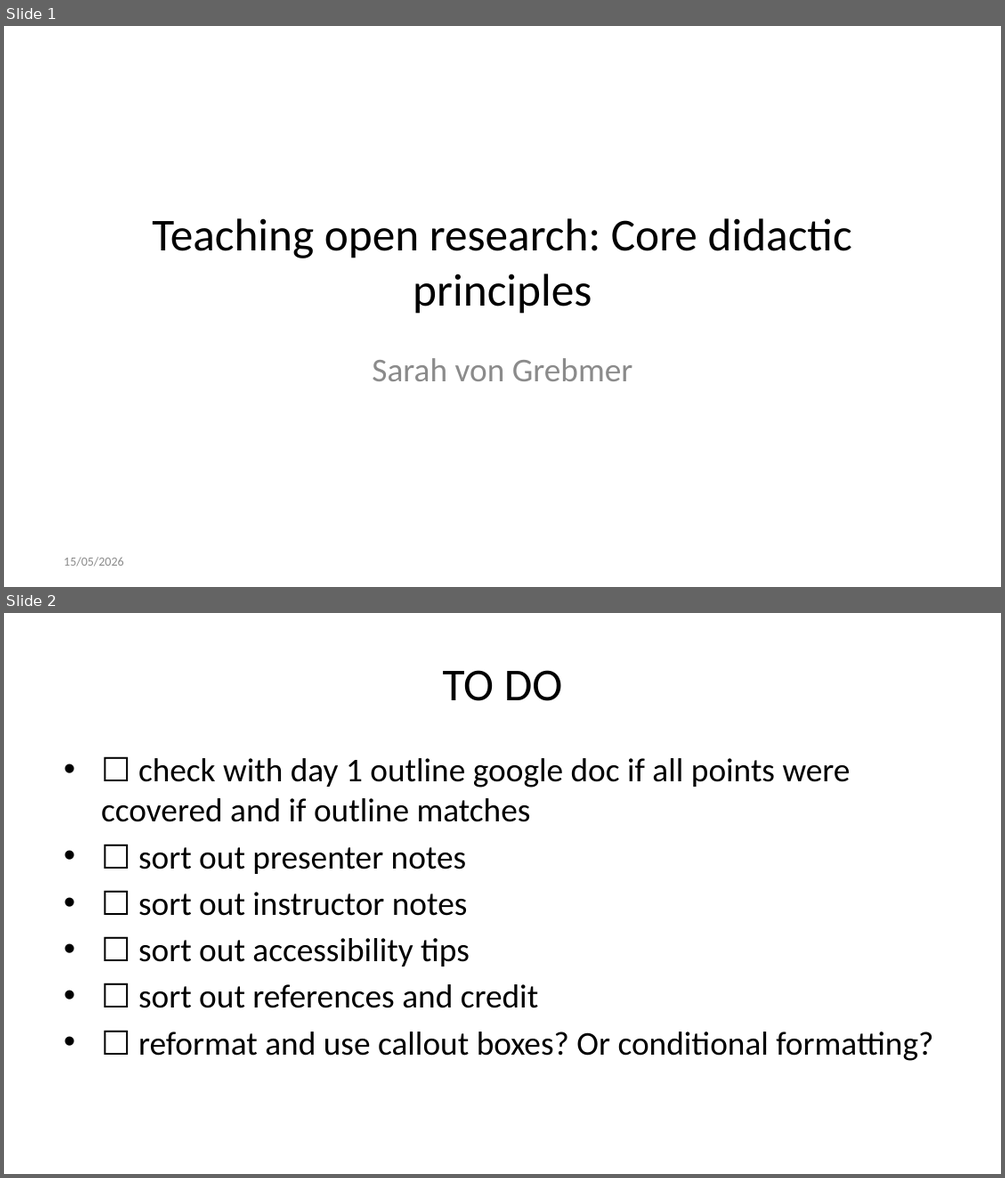
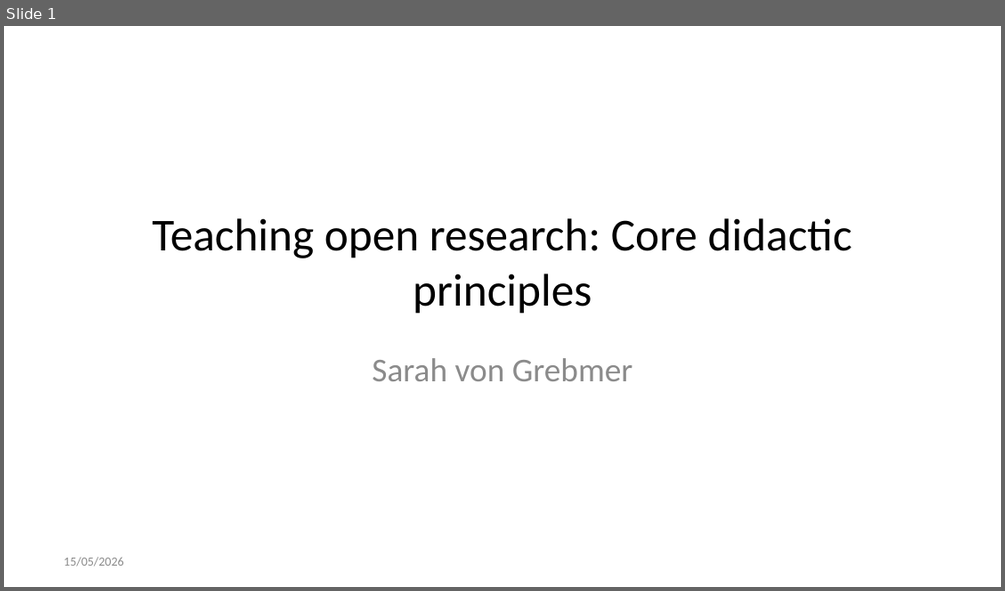
Before and after one commit to lmu-osc/train-the-trainer-student-track-pedagogy, a slide deck: materials/PMM-M1/PMM-M1-S1-Core-Didactic-Principles/PMM-M1-S1-Core-Didactic-Principles-slides.pptx. Shown one above the other, each under a label of ours: slides 1 and 2 before the commit, slide 1 after it. The pictures are 1005x1178 and 1005x591 pixels, drawn with LibreOffice and Linux fonts; fonts in the diff are those of the drawing. Boxes give left, top, right and bottom in pixels: in the first picture for what was removed or moved away, otherwise in the second. Text is boxed around its words. In the diff, an @@ line names an element or a change of style, - is before the commit and + after.

```diff
--- a/materials/PMM-M1/PMM-M1-S1-Core-Didactic-Principles/PMM-M1-S1-Core-Didactic-Principles-slides.pptx
+++ b/materials/PMM-M1/PMM-M1-S1-Core-Didactic-Principles/PMM-M1-S1-Core-Didactic-Principles-slides.pptx
@@ slide 2 removed at [4, 613, 1001, 1174], background #FFFFFF @@
@@ title removed at [443, 670, 563, 701] @@
-TO DO
@@ text removed at [101, 758, 933, 1061] @@
-• ☐ check with day 1 outline google doc if all points were ccovered and if outline matches
-• ☐ sort out presenter notes
-• ☐ sort out instructor notes
-• ☐ sort out accessibility tips
-• ☐ sort out references and credit
-• ☐ reformat and use callout boxes? Or conditional formatting?
```
Also in this commit, not shown: 12 other files.
